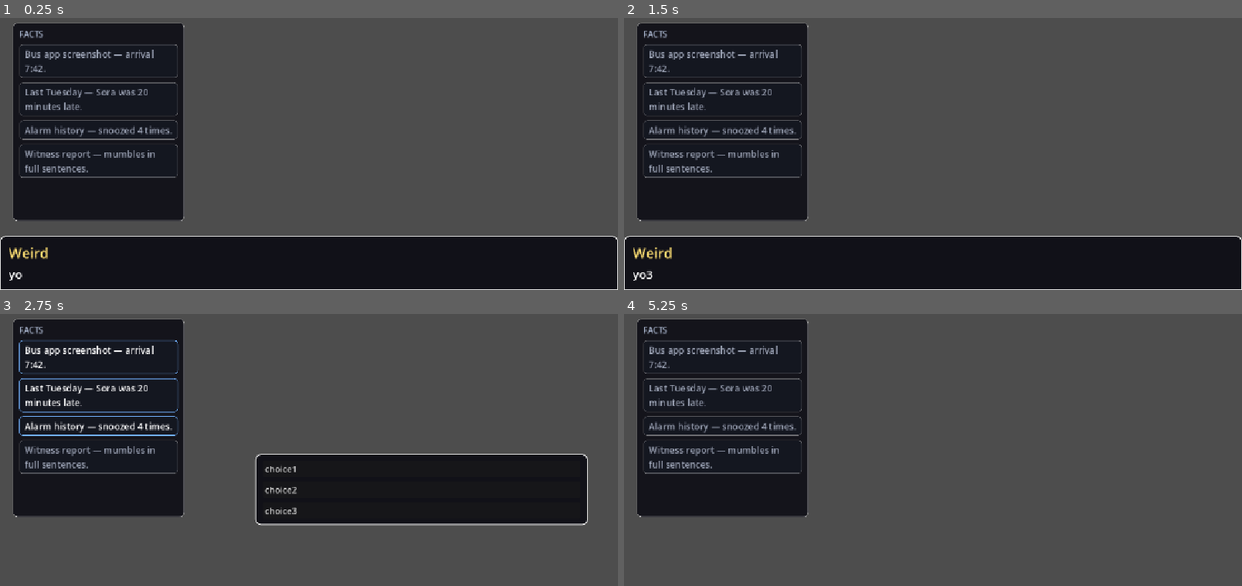
Above: before the commit, frames 1-4 (two rows, left to right).
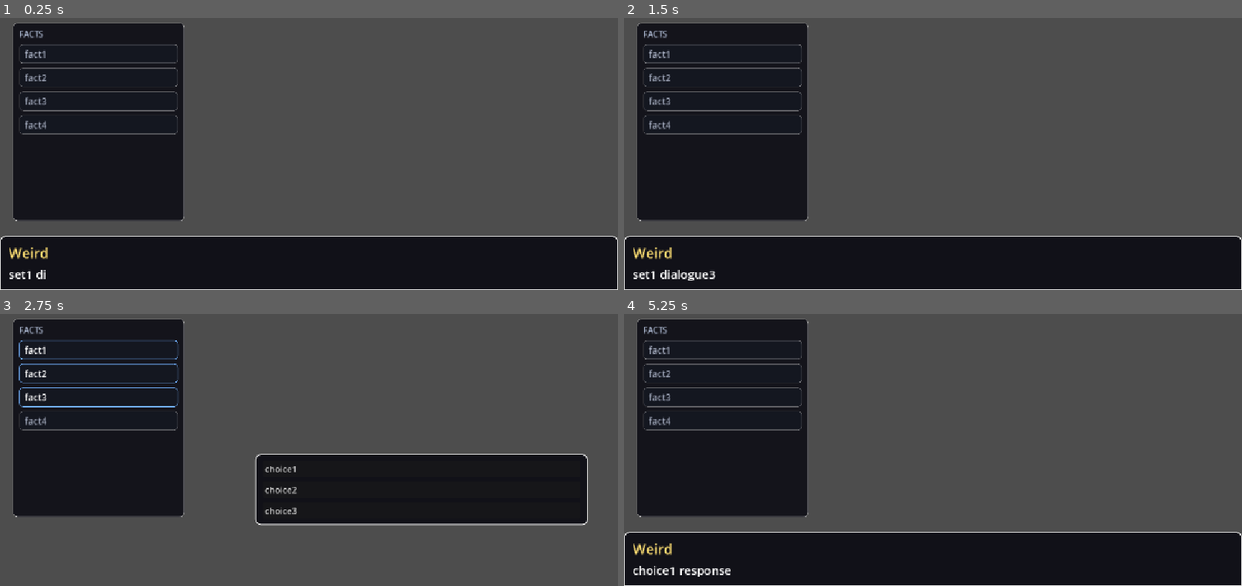
Above: after the commit, the same moments.

Repository: Blulow/octavuss_office
Game: Godot game, scene res://scenes/dialogue_scene_facts.tscn
Same seed, same stepped clock (60 frames per second), same inputs: the game is played once before the commit and once after it. This scene is started directly instead of the project's main scene.
Inputs (mouse positions are in pixels of both pictures, inside the frame that each line leads up to):
- Up to frame 1 (0.25 s): no input
- Up to frame 2 (1.5 s): tap Enter (ui_accept) at 0.5, 0.77 s; move the mouse to (1068, 99) at 0.52 s; hold E (interact) 0.53-1.25 s; click (1068, 99) at 0.67 s; drag from (809, 132) to (902, 186) at 1.27 s
- Up to frame 3 (2.75 s): tap Enter (ui_accept) at 2 s; move the mouse to (370, 335) at 2.02 s; hold E (interact) from 2.03 s (still down); click (370, 335) at 2.17 s
- Up to frame 4 (5.25 s): release E (interact) at 2.75 s; click "choice1" at 2.75 s; tap Enter (ui_accept) at 3.5, 4.25, 4.52, 5 s; drag from (902, 482) to (747, 360) at 3.52 s; move the mouse to (1118, 463) at 4.27 s; hold E (interact) 4.28-5 s; click (1118, 463) at 4.42 s; drag from (747, 360) to (840, 324) at 5.02 s

The runs differ from the first frame. In frame 1, 2.9% of the frame differs, in the area x 1-29%, y 11-97%; in frame 2, 3.0%; in frame 3, 3.2%; in frame 4, 23%, in the area x 0-100%, y 11-100%.

Commit message:
add: choices with fact update response

Diff:
--- a/assets/dialog/session1.json
+++ b/assets/dialog/session1.json
@@ -5,27 +5,27 @@
 		"factcheck": true
 	},
 	"facts": [
-		{ "id": "bus_app", "text": "Bus app screenshot — arrival 7:42." },
-		{ "id": "tuesday", "text": "Last Tuesday — Sora was 20 minutes late." },
-		{ "id": "alarm", "text": "Alarm history — snoozed 4 times." },
-		{ "id": "mumble", "text": "Witness report — mumbles in full sentences." }
+		{ "id": "fact1", "text": "fact1" },
+		{ "id": "fact2", "text": "fact2" },
+		{ "id": "fact3", "text": "fact3" },
+		{ "id": "fact4", "text": "fact4" }
 	],
 	"sets": [
 		[
 			{
 				"speaker": "N1",
 				"name": "Weird",
-				"text": "yo"
+				"text": "set1 dialogue1"
 			},
 			{
 				"speaker": "N1",
 				"name": "Weird",
-				"text": "yo2"
+				"text": "set1 dialogue2"
 			},
 			{
 				"speaker": "N1",
 				"name": "Weird",
-				"text": "yo3"
+				"text": "set1 dialogue3"
 			},
 			{
 				"choices": [
@@ -34,7 +34,7 @@
 						"response": {
 							"speaker": "N1",
 							"name": "Weird",
-							"text": "e"
+							"text": "choice1 response"
 						}
 					},
 					{
@@ -42,20 +42,20 @@
 						"if": "factcheck",
 						"facts": [
 							{
-								"fact": "bus_app",
-								"text": "choice2 but different",
+								"fact": "fact1",
+								"text": "choice2 with fact1",
 								"response": {
 									"speaker": "N1",
 									"name": "Weird",
-									"text": "e4"
+									"text": "choice2 fact1 response"
 								},
 							},
 							{
-								"fact": "tuesday",
-								"text": "choice2 but different2",
+								"fact": "fact2",
+								"text": "choice2 with fact2",
 								"response": {
 									"speaker": "N1",
-									"name": "Weird",
+									"name": "choice2 fact2 response",
 									"text": "e5"
 								}
 							}
@@ -66,21 +66,21 @@
 						"if": "factcheck",
 						"facts": [
 							{
-								"fact": "bus_app",
-								"text": "choice3 but different",
+								"fact": "fact1",
+								"text": "choice3 with fact1",
 								"response": {
 									"speaker": "N1",
 									"name": "Weird",
-									"text": "e2"
+									"text": "choice3 fact1 response"
 								},
 							},
 							{
-								"fact": "alarm",
-								"text": "choice3 but different2",
+								"fact": "fact3",
+								"text": "choice3 with fact3",
 								"response": {
 									"speaker": "N1",
 									"name": "Weird",
-									"text": "e3"
+									"text": "choice3 fact3 response"
 								}
 							}
 						]
@@ -92,7 +92,7 @@
 			{
 				"speaker": "N1",
 				"name": "Weird",
-				"text": "yo4"
+				"text": "set2 dialogue1"
 			},
 			{
 				"choices": [
@@ -101,7 +101,7 @@
 						"response": {
 							"speaker": "N1",
 							"name": "Weird",
-							"text": "e"
+							"text": "choice1 response"
 						}
 					},
 					{
@@ -109,21 +109,21 @@
 						"if": "factcheck",
 						"facts": [
 							{
-								"fact": "alarm",
-								"text": "choice2 but different",
+								"fact": "fact3",
+								"text": "choice2 fact3",
 								"response": {
 									"speaker": "N1",
 									"name": "Weird",
-									"text": "e4"
+									"text": "choice2 fact3 response"
 								},
 							},
 							{
-								"fact": "mumble",
-								"text": "choice2 but different2",
+								"fact": "fact4",
+								"text": "choice2 fact4",
 								"response": {
 									"speaker": "N1",
 									"name": "Weird",
-									"text": "e5"
+									"text": "choice2 fact4 response"
 								}
 							}
 						]
--- a/scripts/dialogue_scene_facts.gd
+++ b/scripts/dialogue_scene_facts.gd
@@ -37,7 +37,28 @@
 
 
 func _on_choice_chosen(index: int) -> void:
-	super(index)
+	#super(index)
+	_choosing = false
+	if index < 0 or index >= _choices.size():
+		return
+
+	var response: Dictionary = {}
+
+	var choice: Dictionary = _choices[index]
+	if choice.has("facts"):
+		var facts: Array = _choices[index].facts
+
+		for e in choice_box.updated:
+			if e.index != index:
+				continue
+			for fact in facts:
+				if e.fact_id != fact.fact:
+					continue
+				response = fact.response
+	else:
+		response = choice.response
+
+	_show_message(response)
 	facts_box.show_facts(_facts, [])
 
 
